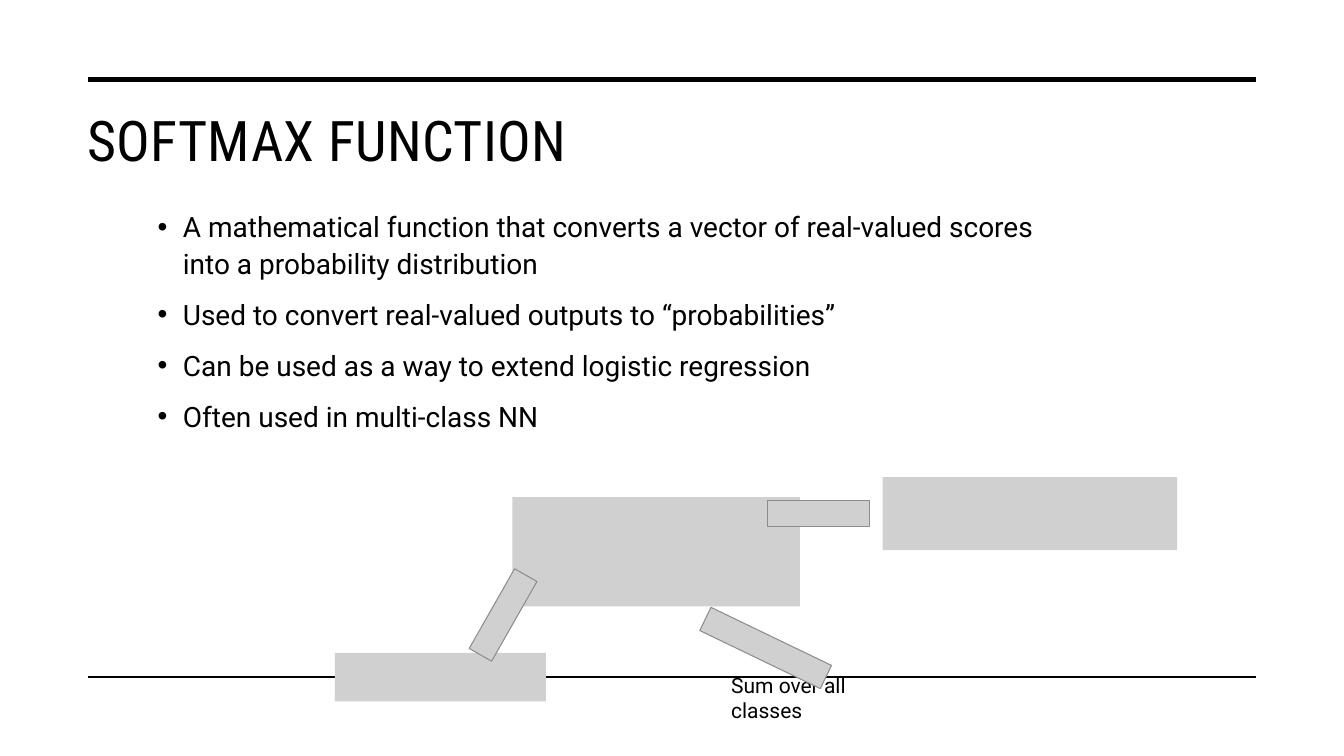
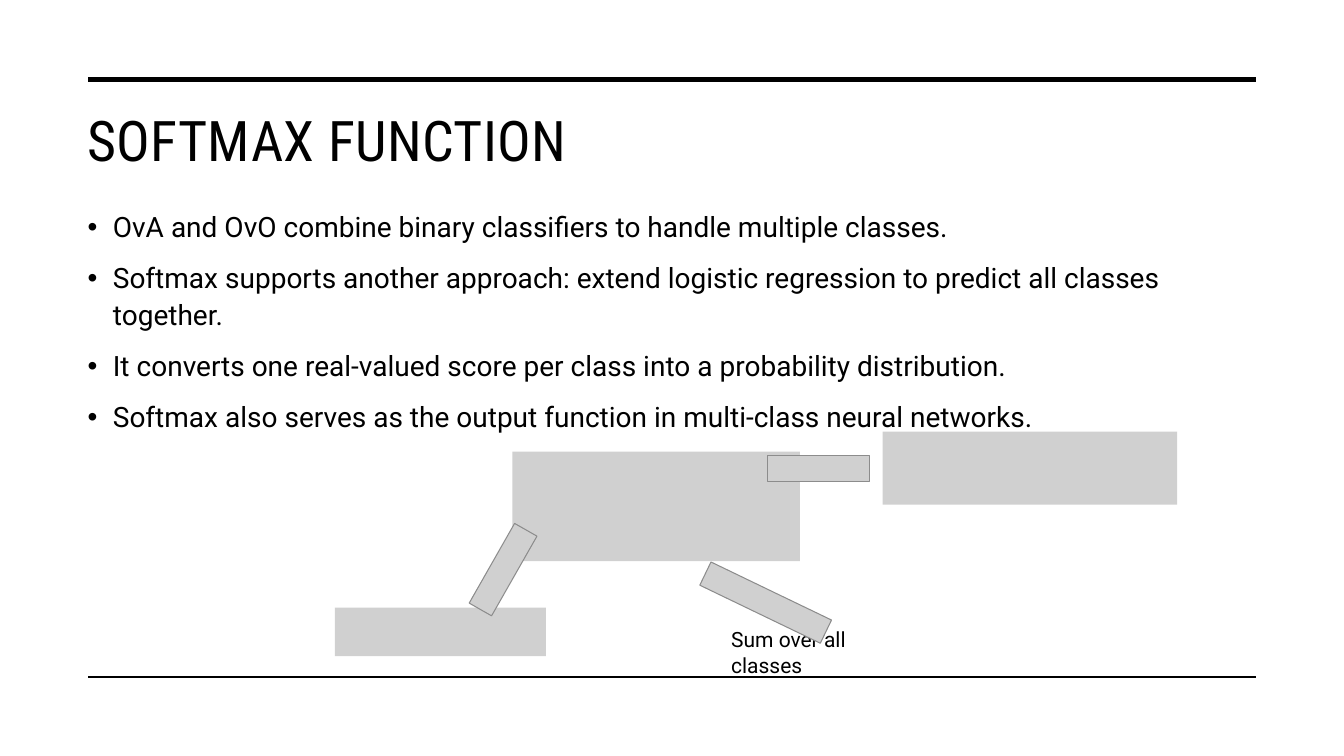
Before and after one commit to STAT-486-Fall-2026/course-content, a slide deck: slide 24 of slides/10-classification-metrics.pptx (slide 21 before the commit). Drawn at 1344x756 pixels with LibreOffice and Linux fonts; fonts in the diff are those of the drawing; grey boxes stand for pictures. Boxes give left, top, right and bottom in pixels: in the first picture for what was removed or moved away, otherwise in the second. Text is boxed around its words. In the diff, an @@ line names an element or a change of style, - is before the commit and + after.

```diff
--- a/slides/10-classification-metrics.pptx
+++ b/slides/10-classification-metrics.pptx
@@ text at [113,215,1159,434]: text changed @@
-• A mathematical function that converts a vector of real-valued scores into a probability distribution
-• Used to convert real-valued outputs to “probabilities”
-• Can be used as a way to extend logistic regression
-• Often used in multi-class NN
+• OvA and OvO combine binary classifiers to handle multiple classes.
+• Softmax supports another approach: extend logistic regression to predict all classes together.
+• It converts one real-valued score per class into a probability distribution.
+• Softmax also serves as the output function in multi-class neural networks.
@@ 5 pictures, 1 text: place and size @@
-5 pictures, 1 text at [470,477,1178,719]
+5 pictures, 1 text at [470,432,1178,678]
@@ picture added at [335,608,545,656] @@
@@ picture removed at [335,653,545,702] @@
```
Also in this commit, not shown: 4 other slides changed, 3 slides added, 1 other file.
